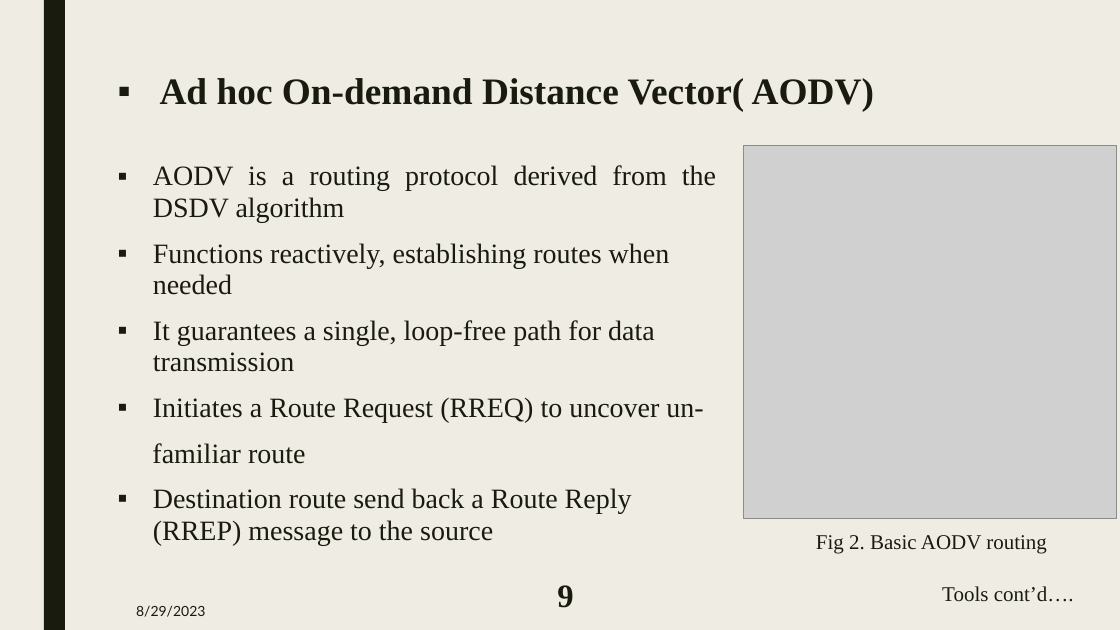
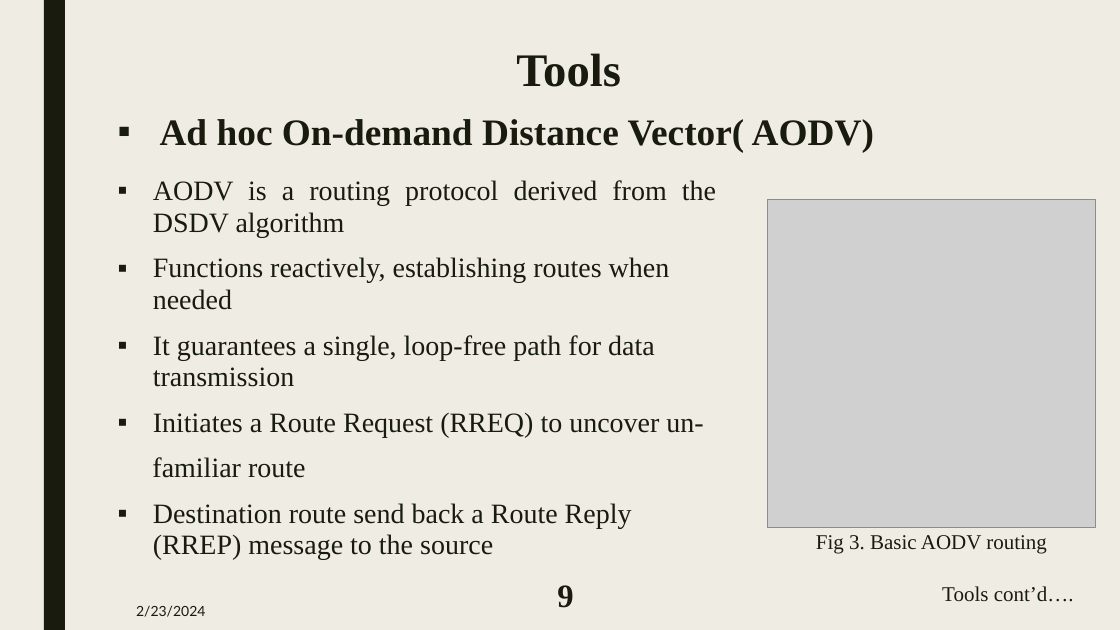
Before and after one commit to MAZHAR1807102/Thesis, a slide deck: slide 9 of 1807102-Predefence.pptx. Drawn at 1120x630 pixels with LibreOffice and Linux fonts; fonts in the diff are those of the drawing; grey boxes stand for pictures. Boxes give left, top, right and bottom in pixels: in the first picture for what was removed or moved away, otherwise in the second. Text is boxed around its words. In the diff, an @@ line names an element or a change of style, - is before the commit and + after.

```diff
--- a/1807102-Predefence.pptx
+++ b/1807102-Predefence.pptx
@@ text added at [516, 53, 621, 87], 40 pt, text #191B0E, bold @@
+Tools
@@ title "Ad hoc On-demand Distance Vector( ...": place and size @@
-title "Ad hoc On-demand Distance Vector( ..." at [160, 78, 874, 111]
+title "Ad hoc On-demand Distance Vector( ..." at [160, 119, 874, 152]
@@ text "AODV is a routing protocol ...": place and size @@
-text "AODV is a routing protocol ..." at [152, 165, 716, 545]
+text "AODV is a routing protocol ..." at [152, 180, 716, 560]
@@ picture: place and size @@
-picture at [744, 146, 1117, 519]
+picture at [768, 200, 1096, 528]
@@ text at [816, 535, 1047, 553]: text changed @@
-Fig 2. Basic AODV routing
+Fig 3. Basic AODV routing
@@ text at [136, 605, 205, 617]: text changed @@
-8/29/2023
+2/23/2024
```
Also in this commit, not shown: 22 other slides changed, 9 slides added, 25 other files.
